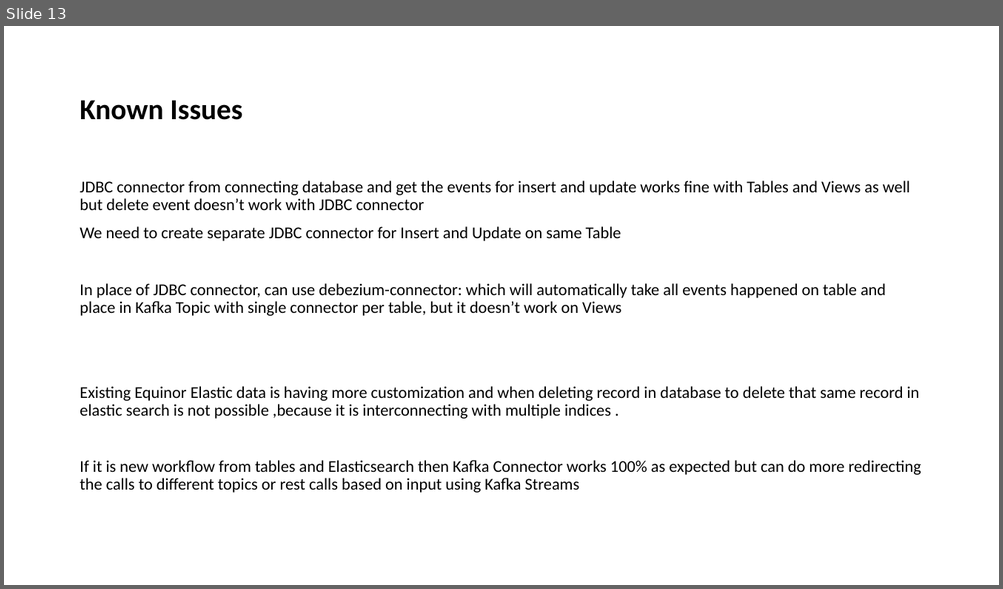
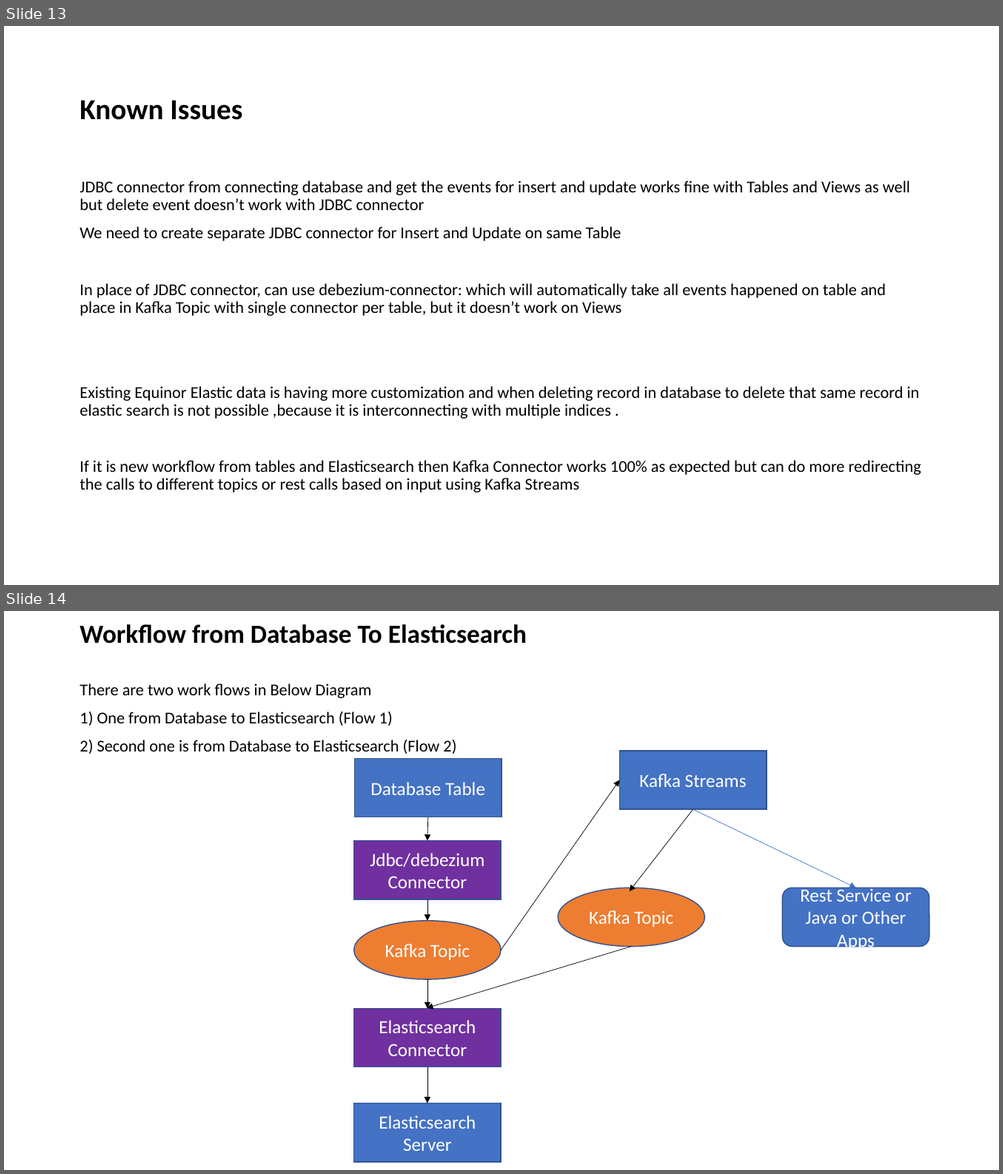
Before and after one commit to equinor/smda-kafka-poc, a slide deck: KafkaDocumentation/KafkaConfigurationsAfter Installation.pptx. Shown one above the other, each under a label of ours: slide 13 before the commit, slides 13 and 14 after it. The pictures are 1003x589 and 1003x1174 pixels, drawn with LibreOffice and Linux fonts; fonts in the diff are those of the drawing. Boxes give left, top, right and bottom in pixels: in the first picture for what was removed or moved away, otherwise in the second. Text is boxed around its words. In the diff, an @@ line names an element or a change of style, - is before the commit and + after.

Commit message:
Updated Kafka Documentation

```diff
--- a/KafkaDocumentation/KafkaConfigurationsAfter Installation.pptx
+++ b/KafkaDocumentation/KafkaConfigurationsAfter Installation.pptx
@@ slide 14 added at bbox=[4, 611, 999, 1170], background #FFFFFF @@
@@ title added at bbox=[79, 624, 526, 644], 25.2 pt, text #000000, bold @@
+Workflow from Database To Elasticsearch
@@ text added at bbox=[79, 684, 456, 754], 16 pt, text #000000 @@
+There are two work flows in Below Diagram
+1) One from Database to Elasticsearch (Flow 1)
+2) Second one is from Database to Elasticsearch (Flow 2)
@@ rectangle added at bbox=[355, 759, 502, 817], fill #4472C4, outline #325491 1 pt, 18 pt, text #FFFFFF @@
+Database Table
@@ rectangle added at bbox=[620, 751, 766, 809], fill #4472C4, outline #325491 1 pt, 18 pt, text #FFFFFF @@
+Kafka Streams
@@ arrow added from (501, 951) to (620, 780), #000000 0.5 pt @@
@@ arrow added from (693, 809) to (629, 891), #000000 0.5 pt @@
@@ arrow added from (693, 809) to (856, 888), #4472C4 0.5 pt @@
@@ arrow added from (428, 817) to (427, 841), #000000 0.5 pt @@
@@ rectangle added at bbox=[354, 841, 501, 900], fill #7030A0, outline #325491 1 pt, 18 pt, text #FFFFFF @@
+Jdbc/debezium Connector
@@ ellipse added at bbox=[558, 888, 705, 947], fill #ED7D31, outline #325491 1 pt, 18 pt, text #FFFFFF @@
+Kafka Topic
@@ rounded rectangle added at bbox=[782, 888, 929, 947], fill #4472C4, outline #325491 1 pt, 18 pt, text #FFFFFF @@
+Rest Service or Java or Other Apps
@@ ellipse added at bbox=[354, 920, 501, 980], fill #ED7D31, outline #325491 1 pt, 18 pt, text #FFFFFF @@
+Kafka Topic
@@ arrow added from (427, 900) to (427, 920), #000000 0.5 pt @@
@@ arrow added from (632, 947) to (427, 1008), #000000 0.5 pt @@
@@ arrow added from (427, 980) to (427, 1008), #000000 0.5 pt @@
@@ rectangle added at bbox=[354, 1008, 501, 1068], fill #7030A0, outline #325491 1 pt, 18 pt, text #FFFFFF @@
+Elasticsearch Connector
@@ arrow added from (427, 1068) to (427, 1103), #000000 0.5 pt @@
@@ rectangle added at bbox=[354, 1103, 501, 1162], fill #4472C4, outline #325491 1 pt, 18 pt, text #FFFFFF @@
+Elasticsearch Server
```
